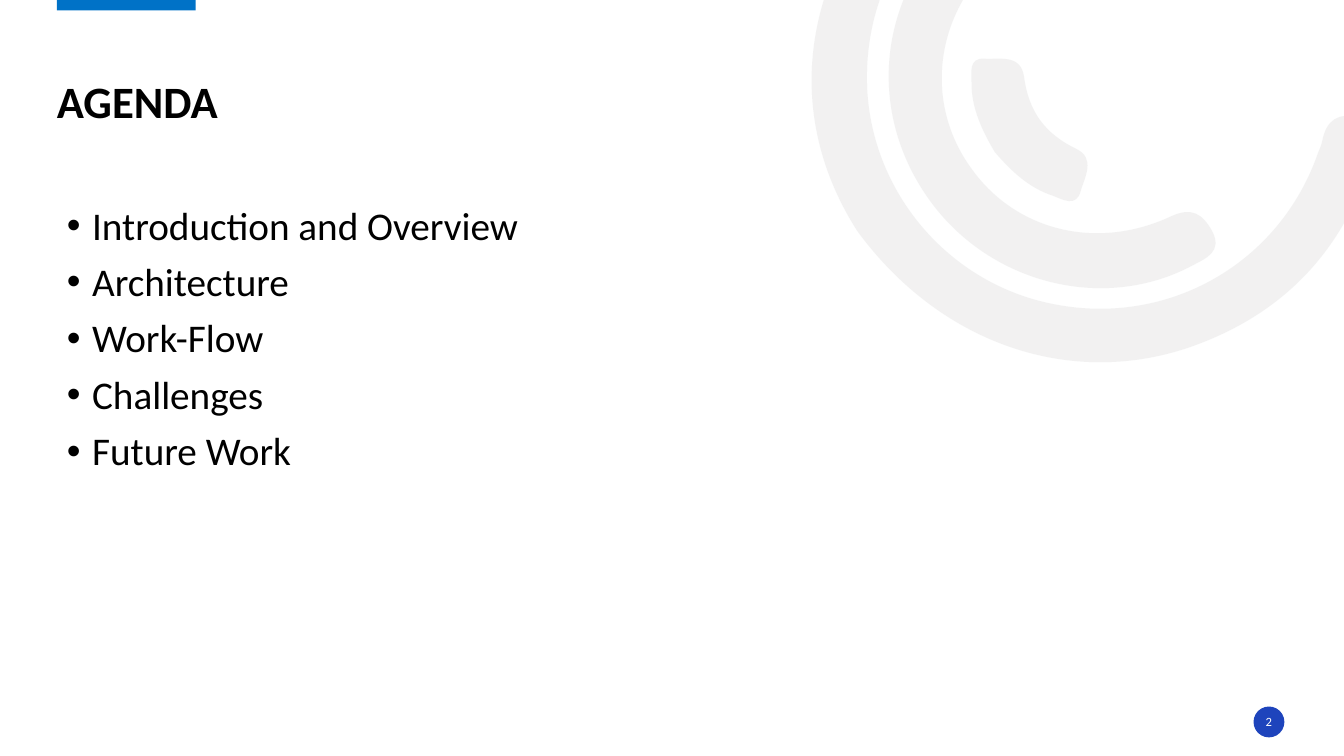
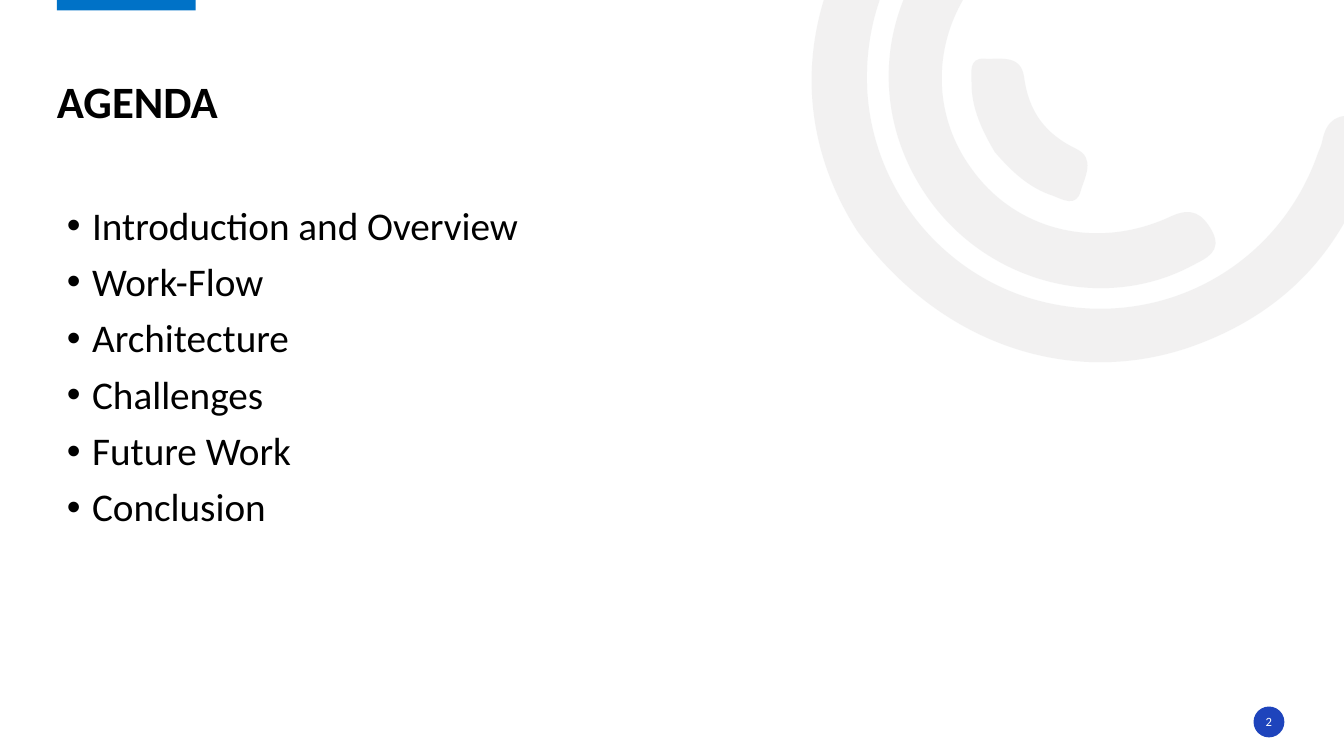
Before and after one commit to Osama-Atwa/Hawkeye, a slide deck: slide 2 of HawkEye.pptx. Drawn at 1344x756 pixels with LibreOffice and Linux fonts; fonts in the diff are those of the drawing; background and template pictures are left out. Boxes give left, top, right and bottom in pixels: in the first picture for what was removed or moved away, otherwise in the second. Text is boxed around its words. In the diff, an @@ line names an element or a change of style, - is before the commit and + after.

Commit message:
presentation

```diff
--- a/HawkEye.pptx
+++ b/HawkEye.pptx
@@ text at (92,268,263,297): paragraph added @@
+• Work-Flow
@@ text at (92,324,263,353): paragraph removed @@
-• Work-Flow
@@ text at (92,493,266,522): paragraph added @@
+• Conclusion
```
Also in this commit, not shown: 3 other slides changed, 1 slide added, 4 slides removed, 3 other files.
